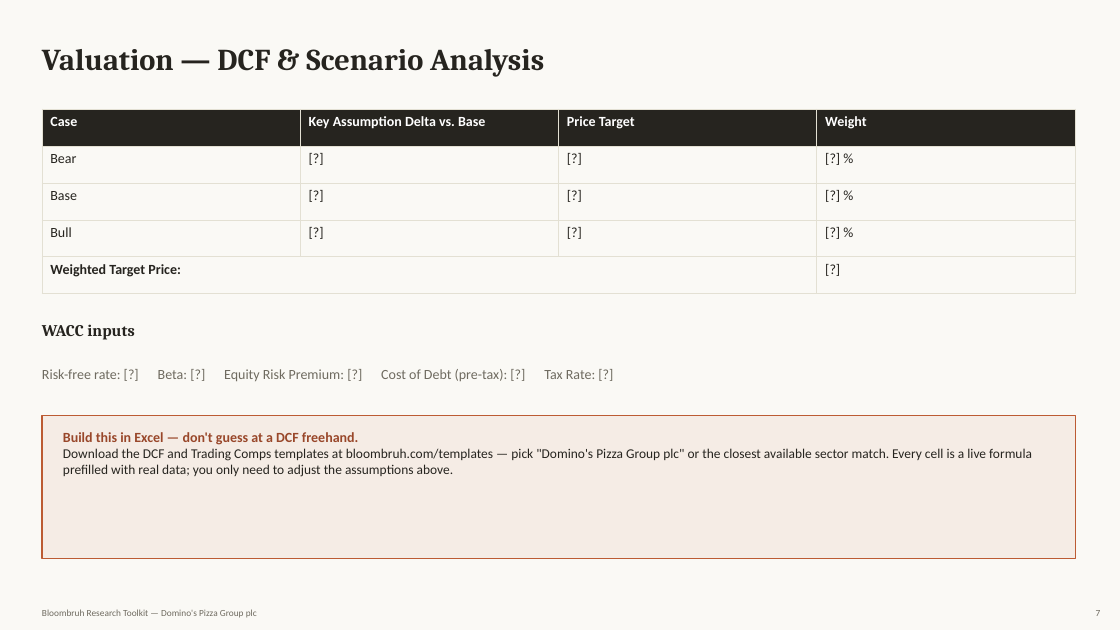
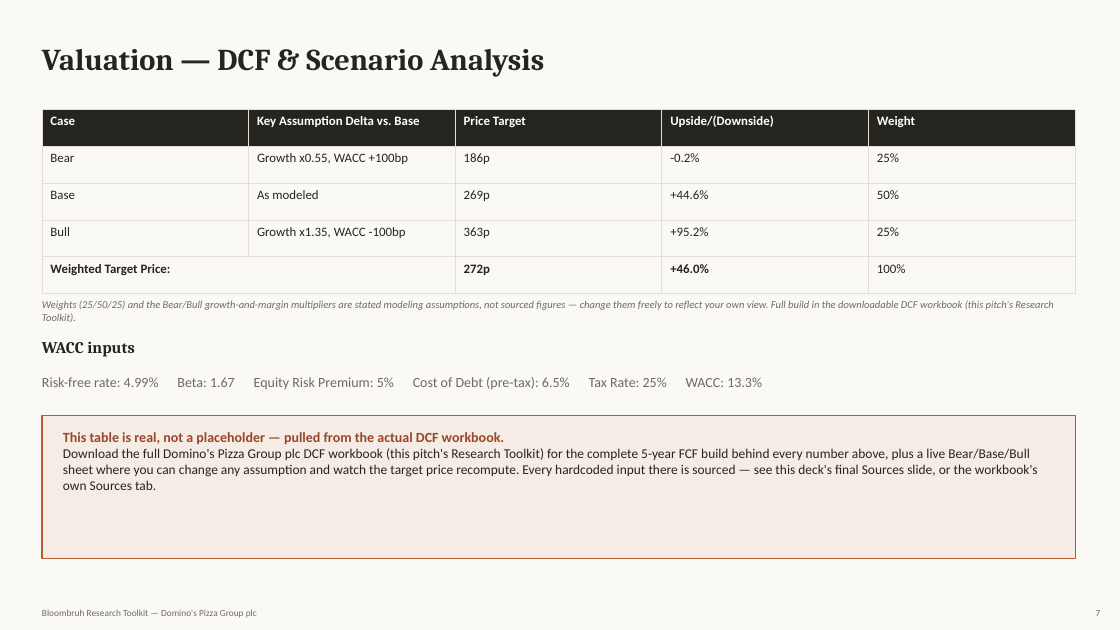
Before and after one commit to hopeful-chicken/Bloombruh, a slide deck: slide 7 of src/data/pitch-templates/dominos-pizza-group.pptx. Drawn at 1120x630 pixels with LibreOffice and Linux fonts; fonts in the diff are those of the drawing. Boxes give left, top, right and bottom in pixels: in the first picture for what was removed or moved away, otherwise in the second. Text is boxed around its words. In the diff, an @@ line names an element or a change of style, - is before the commit and + after.

```diff
--- a/src/data/pitch-templates/dominos-pizza-group.pptx
+++ b/src/data/pitch-templates/dominos-pizza-group.pptx
@@ table at <box>42,109,1075,294</box> @@
-column 2: Key Assumption Delta vs. Base | [?] | [?] | [?] | 
-column 3: Price Target | [?] | [?] | [?] | 
-column 4: Weight | [?] % | [?] % | [?] % | [?]
+column 2: Key Assumption Delta vs. Base | Growth x0.55, WACC +100bp | As modeled | Growth x1.35, WACC -100bp | 
+column 3: Price Target | 186p | 269p | 363p | 272p
+column 4: Upside/(Downside) | -0.2% | +44.6% | +95.2% | +46.0%
+column 5: Weight | 25% | 50% | 25% | 100%
@@ text added at <box>42,300,1053,322</box>, 9 pt, text #6F6B60, italic @@
+Weights (25/50/25) and the Bear/Bull growth-and-margin multipliers are stated modeling assumptions, not sourced figures — change them freely to reflect your own view. Full build in the downloadable DCF workbook (this pitch's Research Toolkit).
@@ text "WACC inputs": place and size @@
-text "WACC inputs" at <box>42,324,134,340</box>
+text "WACC inputs" at <box>42,341,134,357</box>
@@ text at <box>42,377,762,389</box>: text changed @@
-Risk-free rate: [?] Beta: [?] Equity Risk Premium: [?] Cost of Debt (pre-tax): [?] Tax Rate: [?]
+Risk-free rate: 4.99% Beta: 1.67 Equity Risk Premium: 5% Cost of Debt (pre-tax): 6.5% Tax Rate: 25% WACC: 13.3%
@@ text at <box>63,432,1038,490</box>: text changed @@
-Build this in Excel — don't guess at a DCF freehand.
-Download the DCF and Trading Comps templates at bloombruh.com/templates — pick "Domino's Pizza Group plc" or the closest available sector match. Every cell is a live formula prefilled with real data; you only need to adjust the assumptions above.
+This table is real, not a placeholder — pulled from the actual DCF workbook.
+Download the full Domino's Pizza Group plc DCF workbook (this pitch's Research Toolkit) for the complete 5-year FCF build behind every number above, plus a live Bear/Base/Bull sheet where you can change any assumption and watch the target price recompute. Every hardcoded input there is sourced — see this deck's final Sources slide, or the workbook's own Sources tab.
```
Also in this commit, not shown: 1 other slide changed, 1 slide added, 23 other files.
